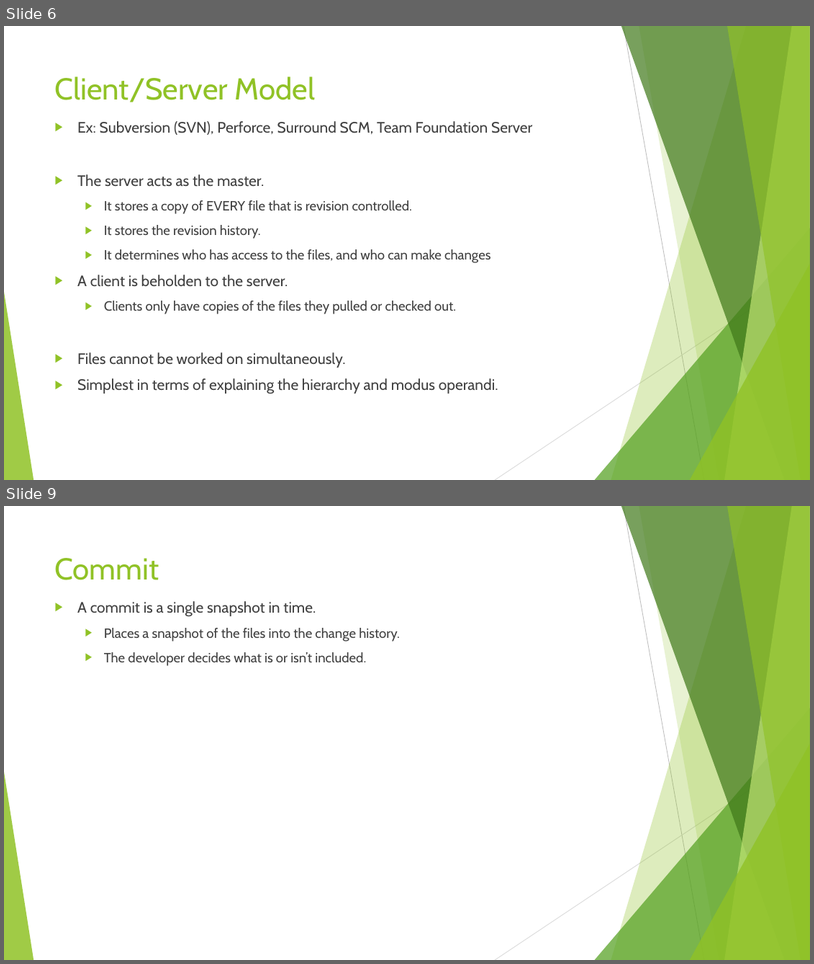
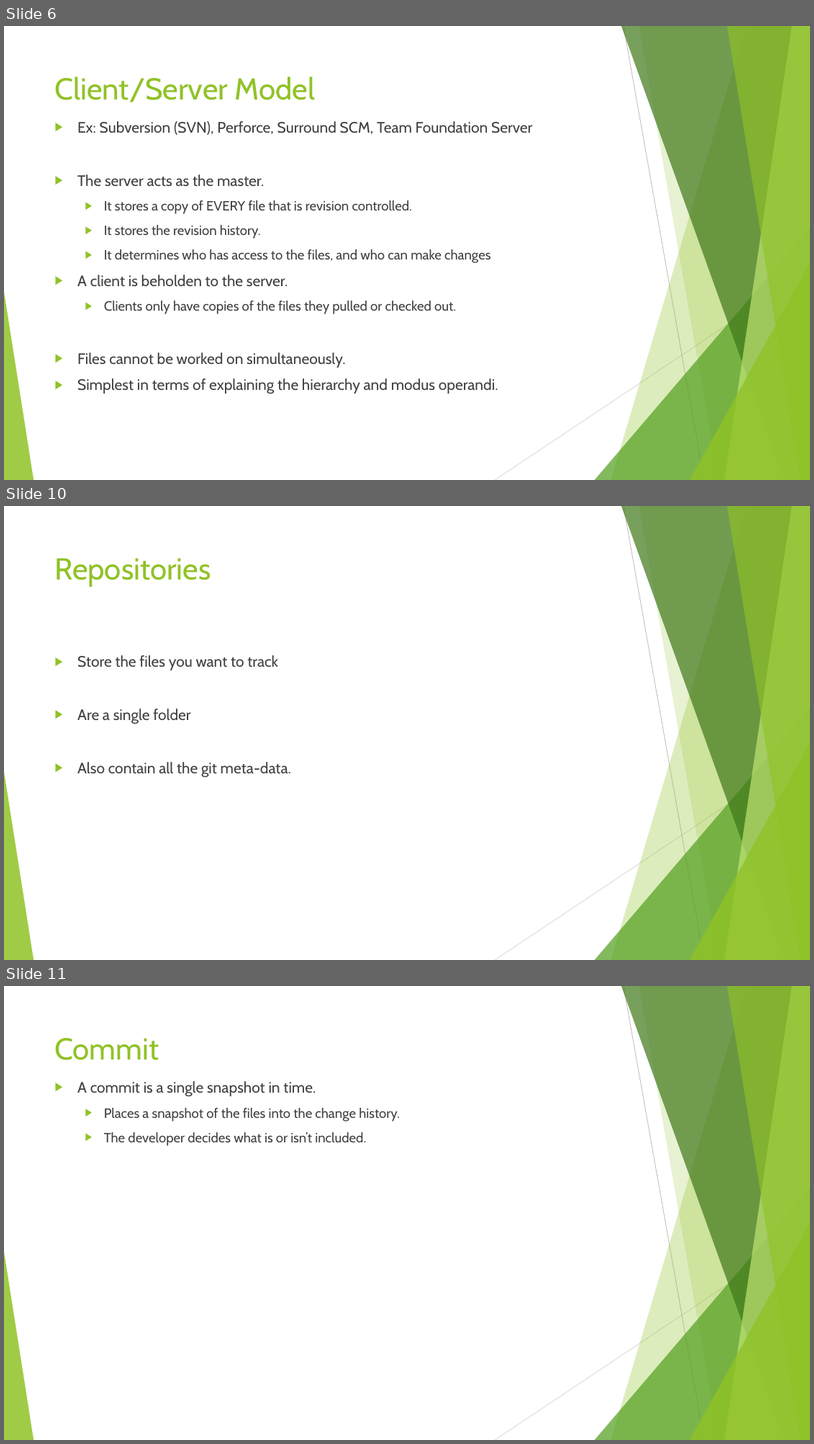
Before and after one commit to sethkaz/git-presentation, a slide deck: Git and LV.pptx. Shown one above the other, each under a label of ours: slides 6 and 9 before the commit, slides 6, 10 and 11 after it; the slides between them are not shown. The pictures are 814x964 and 814x1444 pixels, drawn with LibreOffice and Linux fonts; fonts in the diff are those of the drawing. Boxes give left, top, right and bottom in pixels: in the first picture for what was removed or moved away, otherwise in the second. Text is boxed around its words. In the diff, an @@ line names an element or a change of style, - is before the commit and + after.

```diff
--- a/Git and LV.pptx
+++ b/Git and LV.pptx
@@ slide 10 added at [4,506,810,960], background #FFFFFF; not listed: 10 template elements that a slide beside it also shows @@
@@ title added at [55,558,211,587], 36 pt, text #90C226 @@
+Repositories
@@ text added at [77,655,291,777], 18 pt, text #404040 @@
+▶ Store the files you want to track
+▶ Are a single folder
+▶ Also contain all the git meta-data.
@@ what was slide 9 is now slide 11 @@
```
Also in this commit, not shown: 4 slides changed, 3 other slides added.
